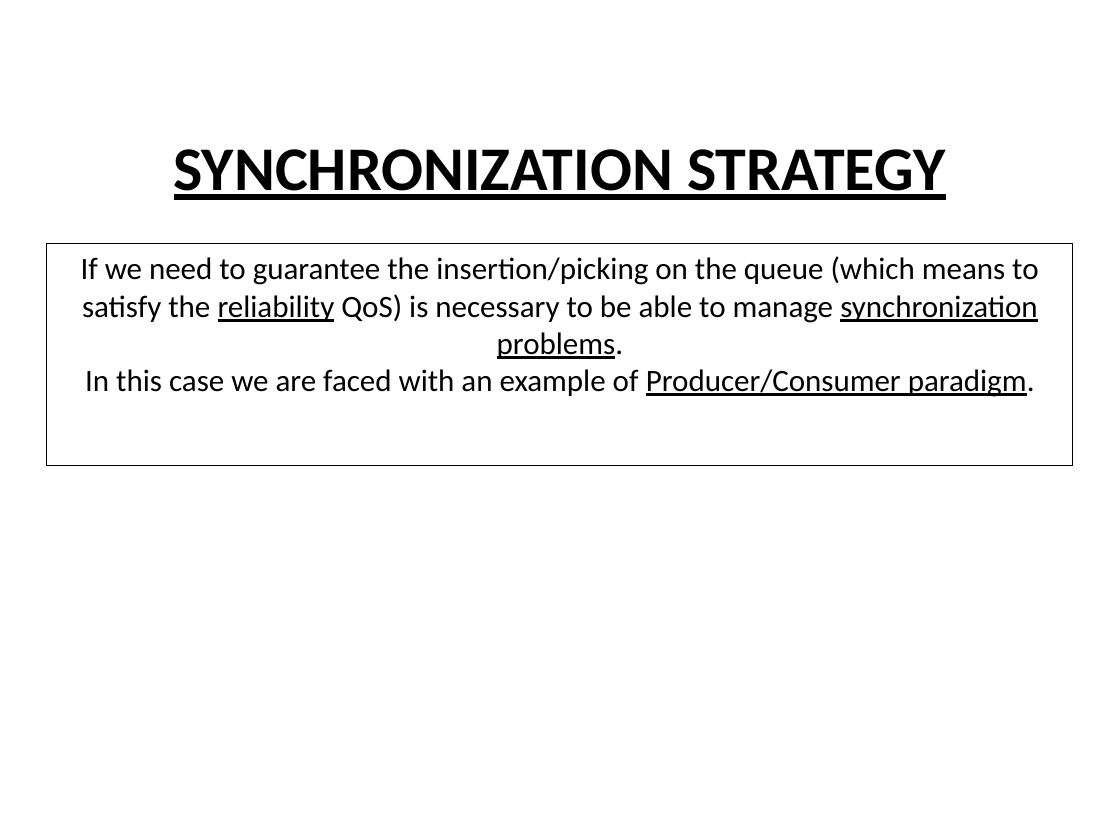
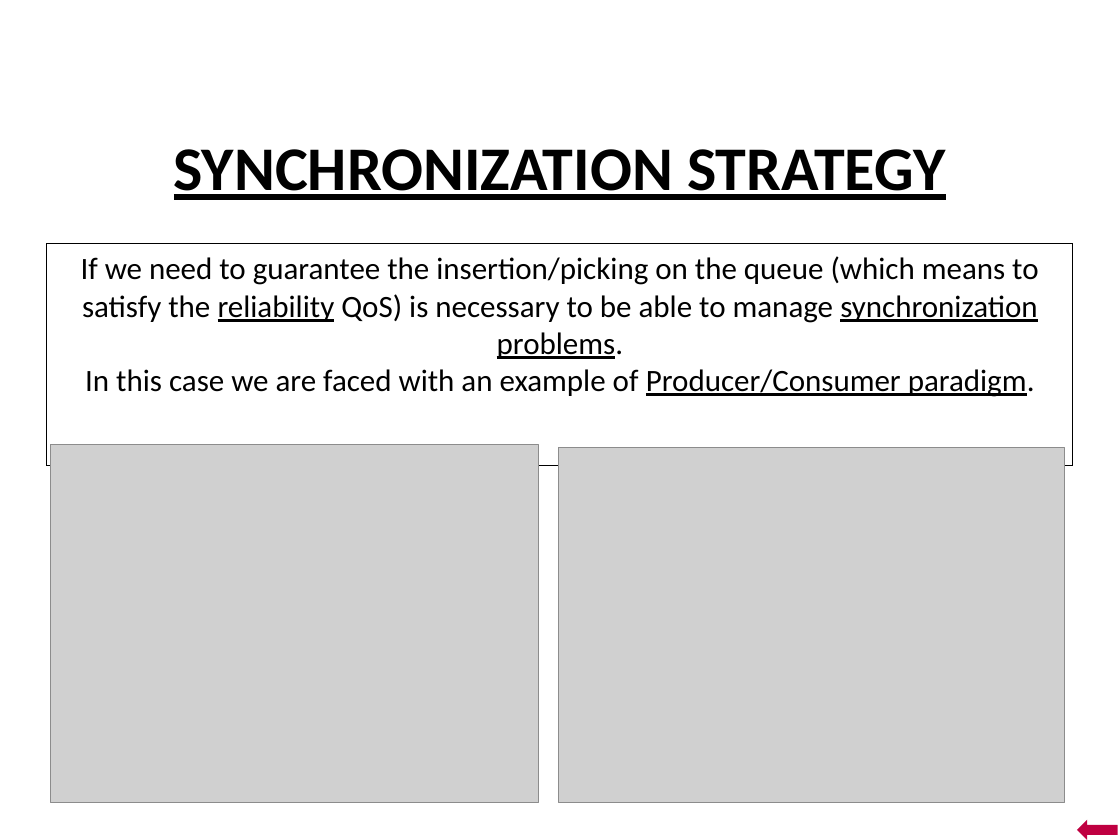
Before and after one commit to AndreaAguzzoli/RTES-Project, a slide deck: slide 4 of code/doc/Presentazione.odp. Drawn at 1120x840 pixels with LibreOffice and Linux fonts; fonts in the diff are those of the drawing; grey boxes stand for pictures; background and template pictures are left out. Boxes give left, top, right and bottom in pixels: in the first picture for what was removed or moved away, otherwise in the second. Text is boxed around its words. In the diff, an @@ line names an element or a change of style, - is before the commit and + after.

```diff
--- a/code/doc/Presentazione.odp
+++ b/code/doc/Presentazione.odp
@@ picture added at bbox=[51, 445, 539, 803] @@
@@ picture added at bbox=[559, 447, 1065, 803] @@
@@ left arrow added at bbox=[1077, 820, 1118, 840], fill #BF0041 @@
```
Also in this commit, not shown: 2 other slides changed, 4 slides added, 5 other files.
